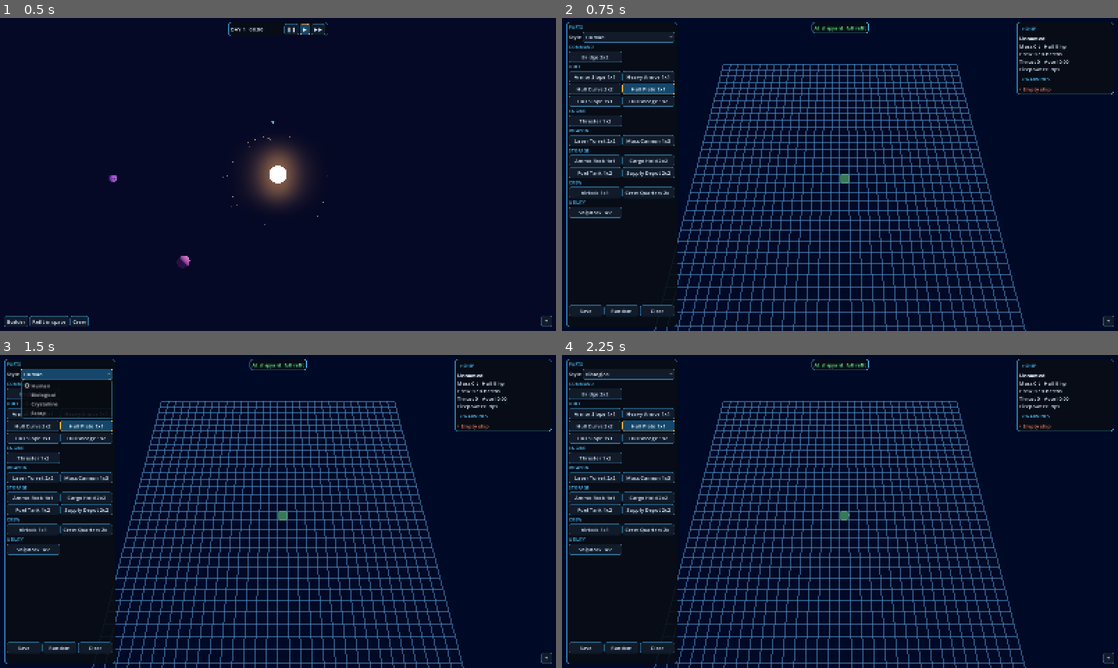
Above: before the commit, frames 1-4 (two rows, left to right).
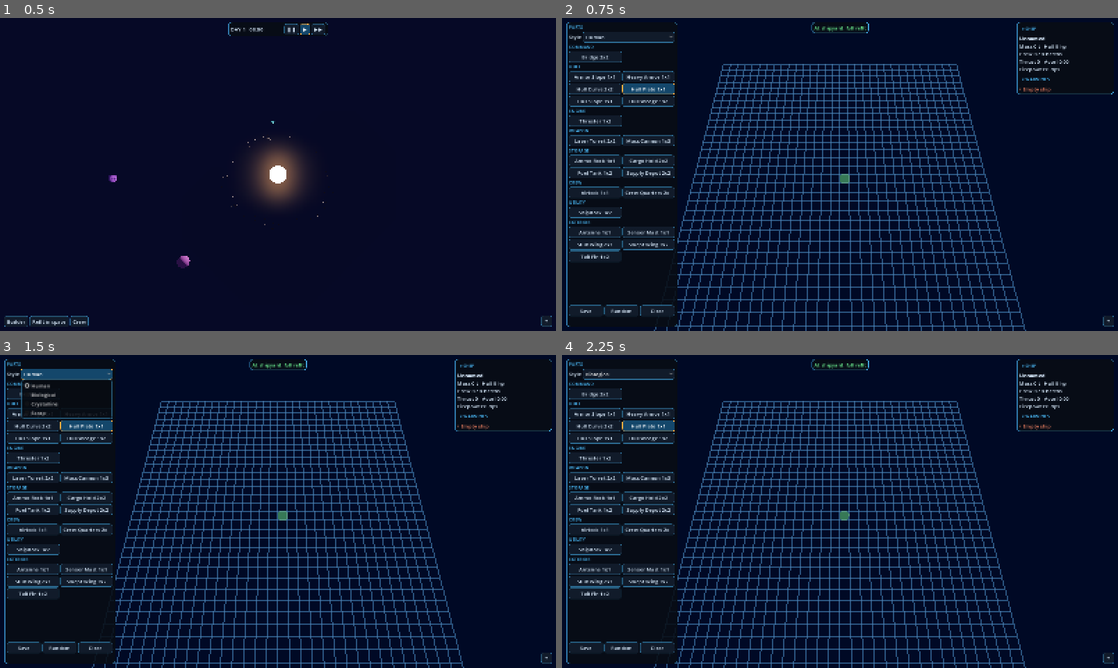
Above: after the commit, the same moments.

Repository: Littlebutta/Space-Lord
Game: Godot game, scene res://scenes/main.tscn
The game is run twice, just before and just after one commit, with the same random seed, the same clock (stepped at 60 frames per second) and the same inputs.
Inputs:
- Up to frame 1 (0.5 s): no input
- Up to frame 2 (0.75 s): click "Builder" at 0.5 s
- Up to frame 3 (1.5 s): click "Human" at 1.25 s
- Up to frame 4 (2.25 s): click "Bridge 2x2" at 2 s

Frame 1 is identical in both runs. In frame 2, 0.6% of the frame differs, in the area x 1-21%, y 64-78%; in frame 3, 0.6%; in frame 4, 0.6%.

Commit message:
Add exterior silhouette parts: wings, stub wing, tail fin, antenna, sensor mast
Exterior modules have no deck, aren't walkable or part of the hull shell,
and don't raise crew-reach warnings. Placeholder prisms until art.

Co-Authored-By: Claude Opus 5.5 <noreply@anthropic.com>
Claude-Session: https://claude.ai/code/session_0127pNqhFGXSHJjCgnyjEi92

Diff:
--- /dev/null
+++ b/godot/data/modules/antenna.tres
@@ -0,0 +1,19 @@
+[gd_resource type="Resource" script_class="ShipModule" load_steps=2 format=3]
+
+[ext_resource type="Script" path="res://scripts/ships/ship_module.gd" id="1"]
+
+[resource]
+script = ExtResource("1")
+id = &"antenna"
+display_name = "Antenna"
+category = "exterior"
+size = Vector2i(1, 1)
+outline = PackedVector2Array(0.42, 0.42, 0.58, 0.42, 0.58, 0.58, 0.42, 0.58)
+color = Color(0.75, 0.78, 0.82, 1)
+mass = 0.3
+hp = 20.0
+salvage = {"electronics": 1.0}
+exterior = true
+height = 3.0
+taper = 0.4
+blocked = Array[Rect2]([Rect2(0, 0, 1, 1)])
--- /dev/null
+++ b/godot/data/modules/fin.tres
@@ -0,0 +1,19 @@
+[gd_resource type="Resource" script_class="ShipModule" load_steps=2 format=3]
+
+[ext_resource type="Script" path="res://scripts/ships/ship_module.gd" id="1"]
+
+[resource]
+script = ExtResource("1")
+id = &"fin"
+display_name = "Tail Fin"
+category = "exterior"
+size = Vector2i(1, 2)
+outline = PackedVector2Array(0.4, 0, 0.6, 0, 0.6, 2, 0.4, 2)
+color = Color(0.55, 0.58, 0.64, 1)
+mass = 0.8
+hp = 40.0
+salvage = {"alloy": 1.0}
+exterior = true
+height = 2.2
+taper = 0.45
+blocked = Array[Rect2]([Rect2(0, 0, 1, 2)])
--- /dev/null
+++ b/godot/data/modules/sensor_mast.tres
@@ -0,0 +1,19 @@
+[gd_resource type="Resource" script_class="ShipModule" load_steps=2 format=3]
+
+[ext_resource type="Script" path="res://scripts/ships/ship_module.gd" id="1"]
+
+[resource]
+script = ExtResource("1")
+id = &"sensor_mast"
+display_name = "Sensor Mast"
+category = "exterior"
+size = Vector2i(1, 1)
+outline = PackedVector2Array(0.5, 0.15, 0.85, 0.5, 0.5, 0.85, 0.15, 0.5)
+color = Color(0.35, 0.65, 0.85, 1)
+mass = 0.6
+hp = 35.0
+salvage = {"electronics": 2.0}
+exterior = true
+height = 2.0
+taper = 0.25
+blocked = Array[Rect2]([Rect2(0, 0, 1, 1)])
--- /dev/null
+++ b/godot/data/modules/wing.tres
@@ -0,0 +1,18 @@
+[gd_resource type="Resource" script_class="ShipModule" load_steps=2 format=3]
+
+[ext_resource type="Script" path="res://scripts/ships/ship_module.gd" id="1"]
+
+[resource]
+script = ExtResource("1")
+id = &"wing"
+display_name = "Swept Wing"
+category = "exterior"
+size = Vector2i(3, 2)
+outline = PackedVector2Array(0, 0, 0.8, 0, 3, 1.4, 3, 2, 0, 2)
+color = Color(0.6, 0.63, 0.68, 1)
+mass = 2.0
+hp = 90.0
+salvage = {"alloy": 2.0}
+exterior = true
+height = 0.75
+blocked = Array[Rect2]([Rect2(0, 0, 3, 2)])
--- /dev/null
+++ b/godot/data/modules/wing_stub.tres
@@ -0,0 +1,18 @@
+[gd_resource type="Resource" script_class="ShipModule" load_steps=2 format=3]
+
+[ext_resource type="Script" path="res://scripts/ships/ship_module.gd" id="1"]
+
+[resource]
+script = ExtResource("1")
+id = &"wing_stub"
+display_name = "Stub Wing"
+category = "exterior"
+size = Vector2i(2, 1)
+outline = PackedVector2Array(0, 0, 1.2, 0.2, 2, 0.7, 2, 1, 0, 1)
+color = Color(0.6, 0.63, 0.68, 1)
+mass = 1.0
+hp = 50.0
+salvage = {"alloy": 1.0}
+exterior = true
+height = 0.7
+blocked = Array[Rect2]([Rect2(0, 0, 2, 1)])
--- a/godot/scripts/ships/hull_shell.gd
+++ b/godot/scripts/ships/hull_shell.gd
@@ -26,6 +26,8 @@
 static func outlines(d: ShipDesign, mods: Array = []) -> Array[PackedVector2Array]:
 	var polys: Array[PackedVector2Array] = []
 	for i in (mods if not mods.is_empty() else range(d.modules.size())):
+		if d.modules[i].exterior:
+			continue
 		var p := Prism.footprint(d.modules[i], d.turns[i])
 		var at := Vector2(d.rect(i).position)
 		for k in p.size():
--- a/godot/scripts/ships/module_library.gd
+++ b/godot/scripts/ships/module_library.gd
@@ -3,7 +3,7 @@
 ## Every ShipModule .tres under res://data/modules, loaded once.
 
 const DIR := "res://data/modules/"
-const ORDER := ["command", "hull", "engine", "weapon", "storage", "crew", "utility"]
+const ORDER := ["command", "hull", "engine", "weapon", "storage", "crew", "utility", "exterior"]
 
 static var _all: Array[ShipModule] = []
 
--- a/godot/scripts/ships/ship_module.gd
+++ b/godot/scripts/ships/ship_module.gd
@@ -34,6 +34,11 @@
 @export var airlock := false  # crew can go outside (EVA) from here
 ## Onboard shipyard: lets the ship refit and do major repairs in space.
 @export var shipdock := false
+## Bolted on outside the hull (wings, fins, antennas): no deck under it,
+## not walkable (set `blocked` to the whole footprint), no hull shell.
+@export var exterior := false
+@export var height := 0.0  # placeholder height override; 0 = by category
+@export var taper := 0.0  # placeholder top shrink, e.g. for fins
 @export_group("Crew access")
 ## Areas crew can't walk through (tanks, engines, guns), as rects in
 ## cell units of the unturned footprint. Every theme's model must keep
--- a/godot/scripts/ships/ship_stats.gd
+++ b/godot/scripts/ships/ship_stats.gd
@@ -56,6 +56,6 @@
 	if loose.size() > 0:
 		warnings.append("%d module(s) not attached to the hull" % loose.size())
 	for i in ShipNav.walled_off(d):
-		if not loose.has(i):
+		if not loose.has(i) and not d.modules[i].exterior:  # outside parts need no crew
 			warnings.append("Crew can't reach the %s: equipment walls it off"
 					% d.modules[i].display_name)
--- a/godot/scripts/ships/ship_view.gd
+++ b/godot/scripts/ships/ship_view.gd
@@ -100,9 +100,12 @@
 		filled := {}) -> ArrayMesh:
 	var p := Prism.footprint(m, turn)
 	var mesh := ArrayMesh.new()
+	if m.exterior:  # no deck: just the part, standing from deck level
+		_slab(mesh, _local(p, r), -DECK * 0.5, m.height - DECK * 0.5, m.taper)
+		return mesh
 	var deck := Prism.round_corners(p, r, filled, t.corner, t.corner_steps)
 	_slab(mesh, _local(deck, r), -DECK * 0.5, DECK * 0.5, 0.0)
-	var h: float = HEIGHT.get(m.category, 0.9) * t.height
+	var h: float = (m.height if m.height > 0.0 else HEIGHT.get(m.category, 0.9)) * t.height
 	h *= 1.0 + t.jitter * (absi(hash(r.position)) % 100 / 100.0 - 0.5)
 	if m.category != "hull" and not t.model(m) and h > DECK + 0.05:
 		var top := Prism.shrink(p, 0.2)
